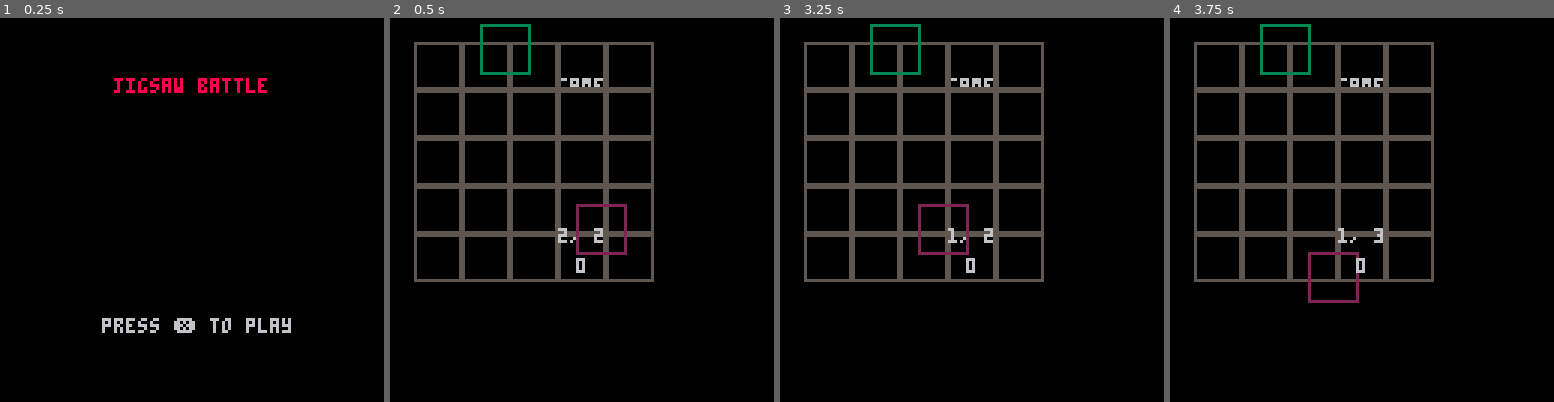
Above: before the commit, frames 1-4 (left to right).
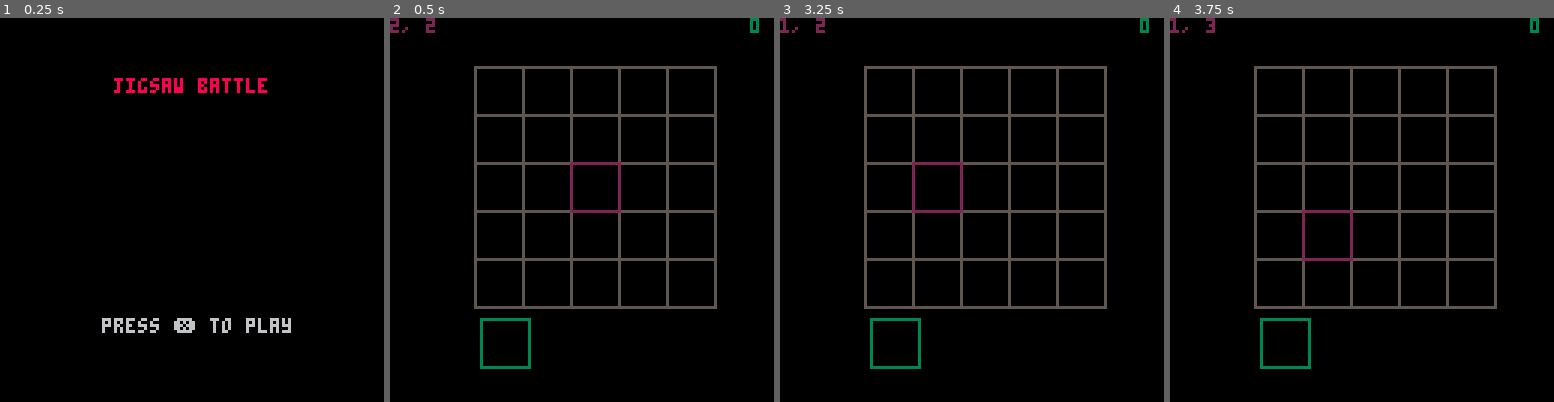
Above: after the commit, the same moments.

Repository: FelixEder/jigsaw-battle
Game: PICO-8 cartridge jigsaw-battle.p8
Two runs of this game, one before a commit and one after it. Both use one fixed random seed, a clock stepped at 60 frames per second and the inputs below.
Inputs:
- Up to frame 1 (0.25 s): no input
- Up to frame 2 (0.5 s): tap X (X key) at 0.33 s
- Up to frame 3 (3.25 s): tap X (X key) at 1.07, 1.85, 2.97 s; hold Right 1.6-2.1 s; hold Up 2.15-2.42 s; hold Right 2.47-3.03 s; hold Left from 3.08 s (still down)
- Up to frame 4 (3.75 s): release Left at 3.58 s; hold Down from 3.63 s (still down)

Frame 1 is identical in both runs. In frame 2, 16% of the frame differs, in the area x 0-97%, y 0-92%; in frame 3, 16%; in frame 4, 16%.

Commit message:
grid placements

Diff:
--- a/jigsaw-battle.p8
+++ b/jigsaw-battle.p8
@@ -36,8 +36,8 @@
 grid_heigth = 4
 
 cell_size = 16
-ox = 8
-oy = 8
+ox = 28
+oy = 16
 
 function create_grid()
 	for y=0,grid_heigth do
@@ -53,7 +53,7 @@
 		for x=0,grid_width do
 			local sx = ox + x*cell_size
 			local sy = oy + y*cell_size
-			rect(sx, sy, sx+cell_size-1, sy+cell_size-1, 5)
+			rect(sx, sy, sx+cell_size, sy+cell_size, 5)
 		end
 	end
 end
@@ -99,10 +99,10 @@
 		grid_cursor.y = max(0, grid_cursor.y - 1)
 	end
 	if btnp(⬇️) then
-		grid_cursor.y = min(5, grid_cursor.y + 1)
+		grid_cursor.y = min(4, grid_cursor.y + 1)
 	end
 	if btnp(➡️) then
-	 grid_cursor.x = min(5, grid_cursor.x + 1)
+	 grid_cursor.x = min(4, grid_cursor.x + 1)
 	end
 	if btnp(⬅️) then
 	 grid_cursor.x = max(0, grid_cursor.x - 1)
@@ -118,13 +118,12 @@
 
 function game_draw()
 	cls()
-	printc("game", 20)
 	draw_grid()
-	rect(30 + grid_cursor.x * 16, 30 + grid_cursor.y * 16, 46 + grid_cursor.x * 16, 46 + grid_cursor.y * 16, 2)
- 	rect(30 + selection_cursor * 16, 2, 46 + selection_cursor * 16, 18, 3)
-
-	printc(tostring(grid_cursor.x) .. ", " ..  tostring(grid_cursor.y), 70)
-	printc(tostring(selection_cursor), 80)
+	rect(28 + grid_cursor.x * 16, 16 + grid_cursor.y * 16, 44 + grid_cursor.x * 16, 32 + grid_cursor.y * 16, 2)
+ 	rect(30 + selection_cursor * 16, 100, 46 + selection_cursor * 16, 116, 3)
+
+	print(tostring(grid_cursor.x) .. ", " ..  tostring(grid_cursor.y), 0, 0, 2)
+	print(tostring(selection_cursor), 120, 0, 3)
 end
 -->8
 --scene_end
